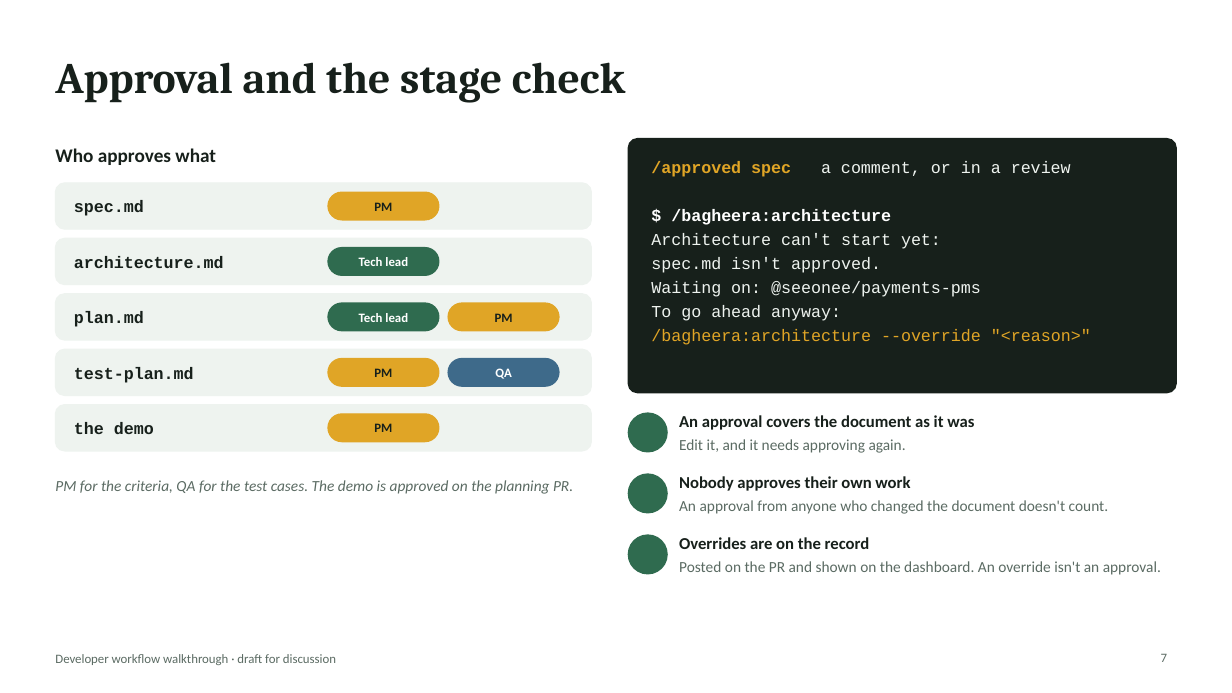
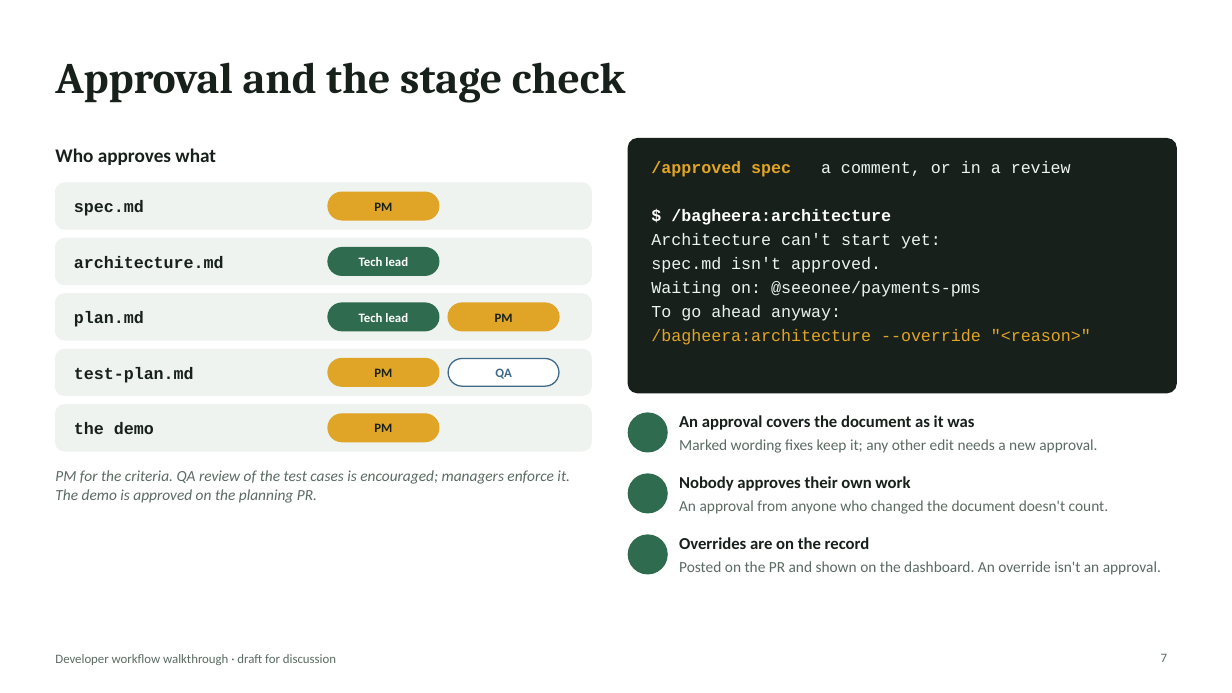
Before and after one commit to rahulnyk/bagheera, a slide deck: slide 7 of docs/design/developer-workflow-walkthrough.pptx. Drawn at 1232x693 pixels with LibreOffice and Linux fonts; fonts in the diff are those of the drawing; background and template pictures are left out. Boxes give left, top, right and bottom in pixels: in the first picture for what was removed or moved away, otherwise in the second. Text is boxed around its words. In the diff, an @@ line names an element or a change of style, - is before the commit and + after.

```diff
--- a/docs/design/developer-workflow-walkthrough.pptx
+++ b/docs/design/developer-workflow-walkthrough.pptx
@@ rounded rectangle "QA" at (448,359,559,386): text colour #FFFFFF to #3E6A8A; fill #3E6A8A to #FFFFFF @@
@@ text at (679,439,1097,453): text changed @@
-Edit it, and it needs approving again.
+Marked wording fixes keep it; any other edit needs a new approval.
@@ text at (55,470,570,503): text changed @@
-PM for the criteria, QA for the test cases. The demo is approved on the planning PR.
+PM for the criteria. QA review of the test cases is encouraged; managers enforce it. The demo is approved on the planning PR.
```
Also in this commit, not shown: 7 other slides changed, 3 other files.
